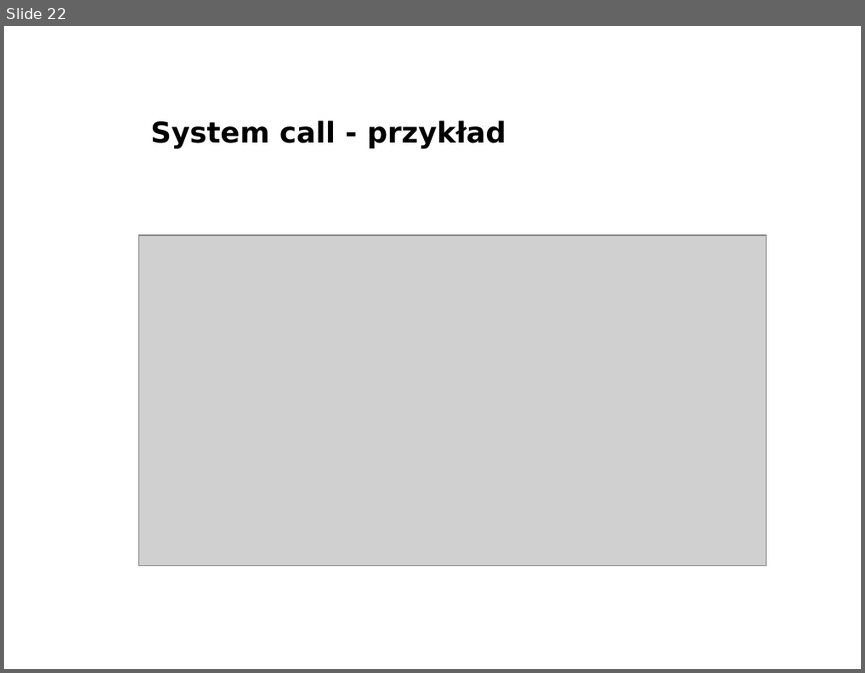
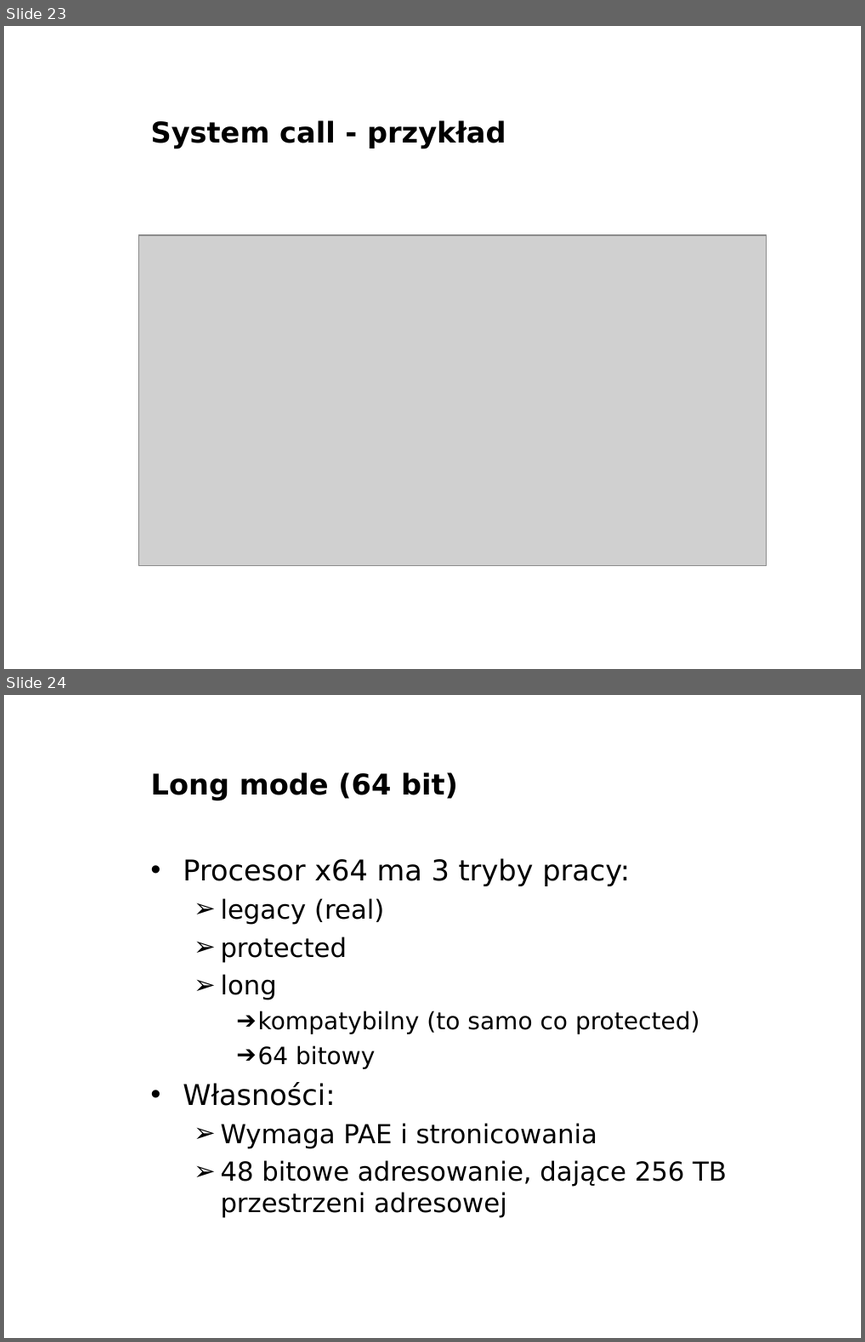
Before and after one commit to bercik/pn_prezentacja, a slide deck: robert/prezentacja.odp. Shown one above the other, each under a label of ours: slide 22 before the commit, slides 23 and 24 after it. The pictures are 865x673 and 865x1342 pixels, drawn with LibreOffice and Linux fonts; fonts in the diff are those of the drawing; grey boxes stand for pictures; background and template pictures are left out. Boxes give left, top, right and bottom in pixels: in the first picture for what was removed or moved away, otherwise in the second. Text is boxed around its words. In the diff, an @@ line names an element or a change of style, - is before the commit and + after.

Commit message:
long mode

```diff
--- a/robert/prezentacja.odp
+++ b/robert/prezentacja.odp
@@ slide 24 added at bbox=[4, 695, 861, 1338], background picture (left out) @@
@@ title added at bbox=[151, 772, 458, 801], 24 pt, text #000000, bold @@
+Long mode (64 bit)
@@ text added at bbox=[182, 858, 726, 1218], 22 pt, text #000000 @@
+• Procesor x64 ma 3 tryby pracy:
+  ➢ legacy (real)
+  ➢ protected
+  ➢ long
+    ➔ kompatybilny (to samo co protected)
+    ➔ 64 bitowy
+• Własności:
+  ➢ Wymaga PAE i stronicowania
+  ➢ 48 bitowe adresowanie, dające 256 TB przestrzeni adresowej
@@ text added at bbox=[720, 1315, 861, 1338], 11 pt, text #FFFFFF, bold @@
+www.agh.edu.pl
@@ what was slide 22 is now slide 23 @@
```
Also in this commit, not shown: 1 slide changed, 3 other slides added, 1 slide removed.
